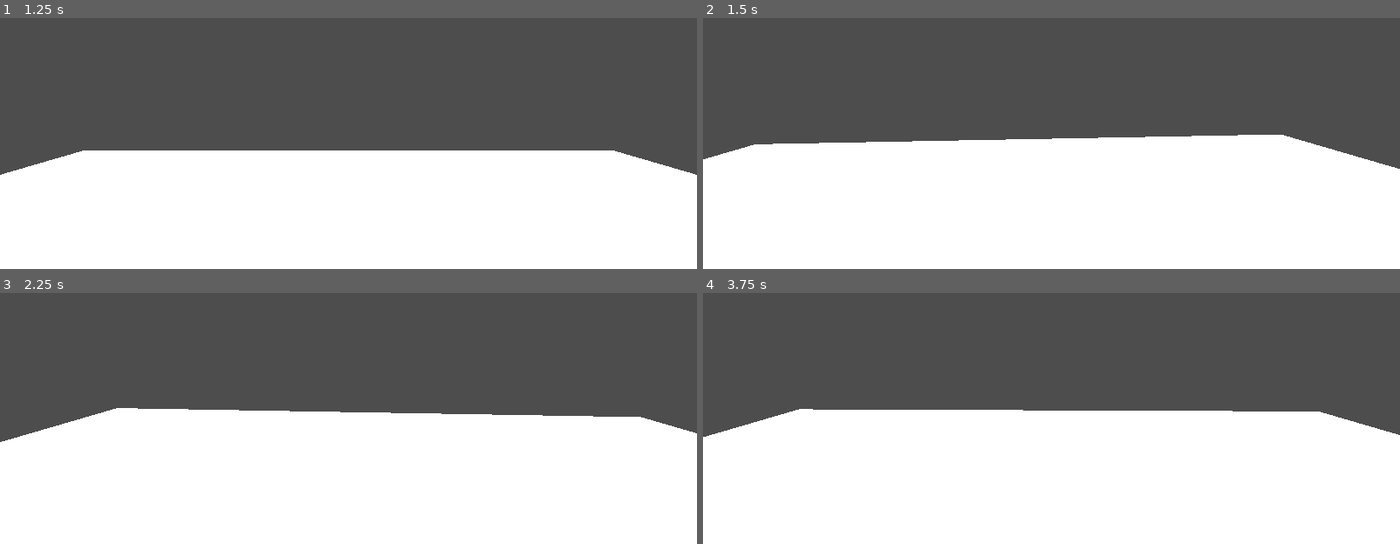
Above: before the commit, frames 1-4 (two rows, left to right).
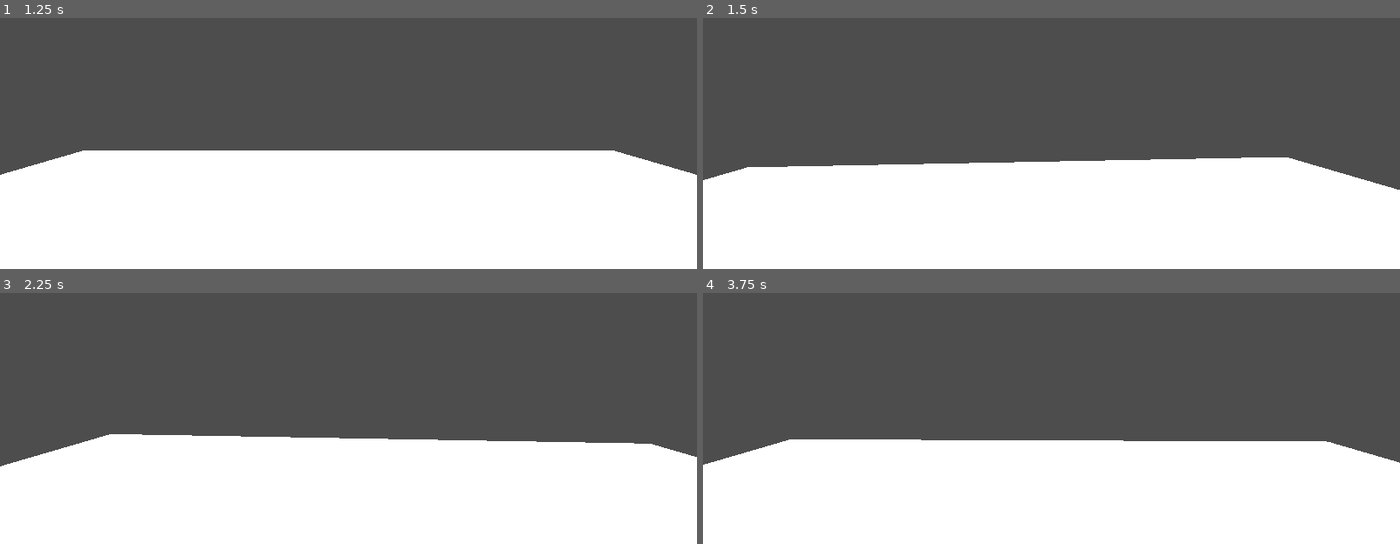
Above: after the commit, the same moments.

Repository: GazizVR/special-shot
Game: Godot game, scene res://scenes/menu.tscn
The game is run twice, just before and just after one commit, with the same random seed, the same clock (stepped at 60 frames per second) and the same inputs.
Inputs (mouse positions are in pixels of both pictures, inside the frame that each line leads up to):
- Up to frame 1 (1.25 s): click "Play" at 0.5 s
- Up to frame 2 (1.5 s): tap Enter at 1.25 s; move the mouse to (1086, 70) at 1.27 s
- Up to frame 3 (2.25 s): tap Space at 2 s; move the mouse to (313, 350) at 2.02 s
- Up to frame 4 (3.75 s): tap Enter at 2.75 s; move the mouse to (1065, 340) at 2.77 s; tap Space at 3.5 s; move the mouse to (1044, 355) at 3.52 s

Frame 1 is identical in both runs. In frame 2, 8.9% of the frame differs, in the area x 0-100%, y 46-69%; in frame 3, 10%; in frame 4, 12%.

Commit message:
player: ограничение по повроту камеры по оси x

Diff:
--- a/scripts/player.gd
+++ b/scripts/player.gd
@@ -5,4 +5,9 @@
 func _input(event: InputEvent) -> void:
 	if event is InputEventMouseMotion:
 		rotate_y(-event.relative.x*mouseSensetivity)
-		$Camera.rotate_x(event.relative.y*mouseSensetivity)
+		$Camera.rotation.x += event.relative.y*mouseSensetivity
+		$Camera.rotation.x = clamp(
+			$Camera.rotation.x,
+			deg_to_rad(-60),
+			deg_to_rad(60)
+		)
